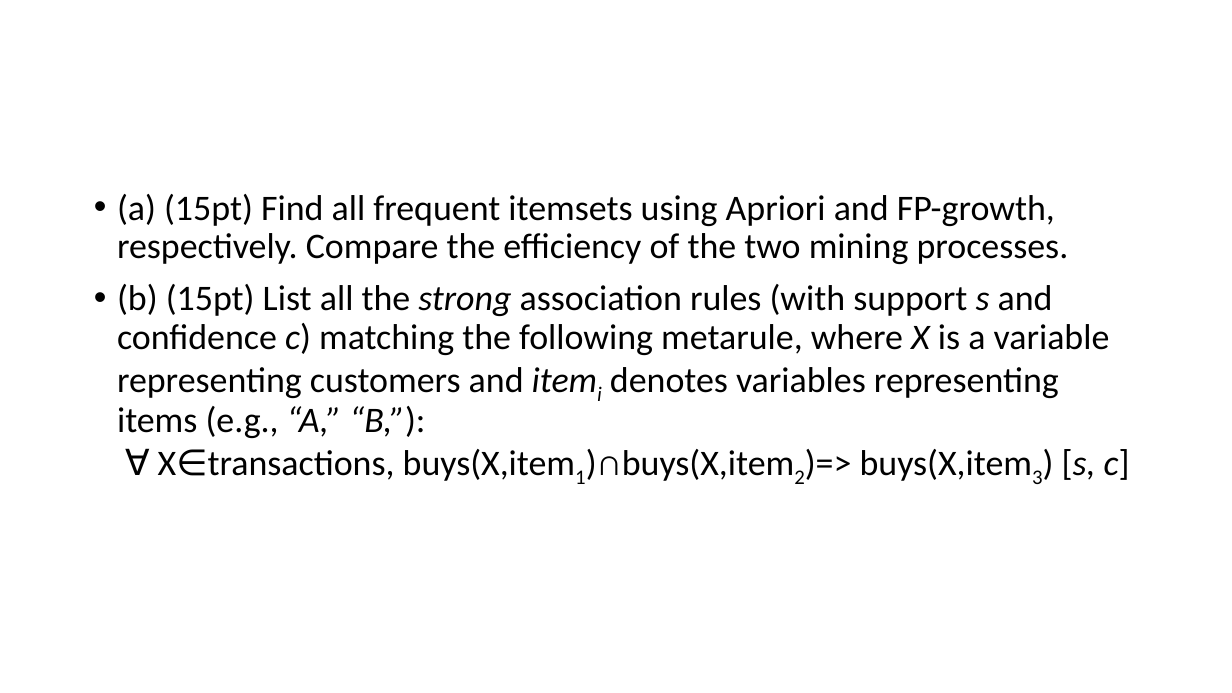
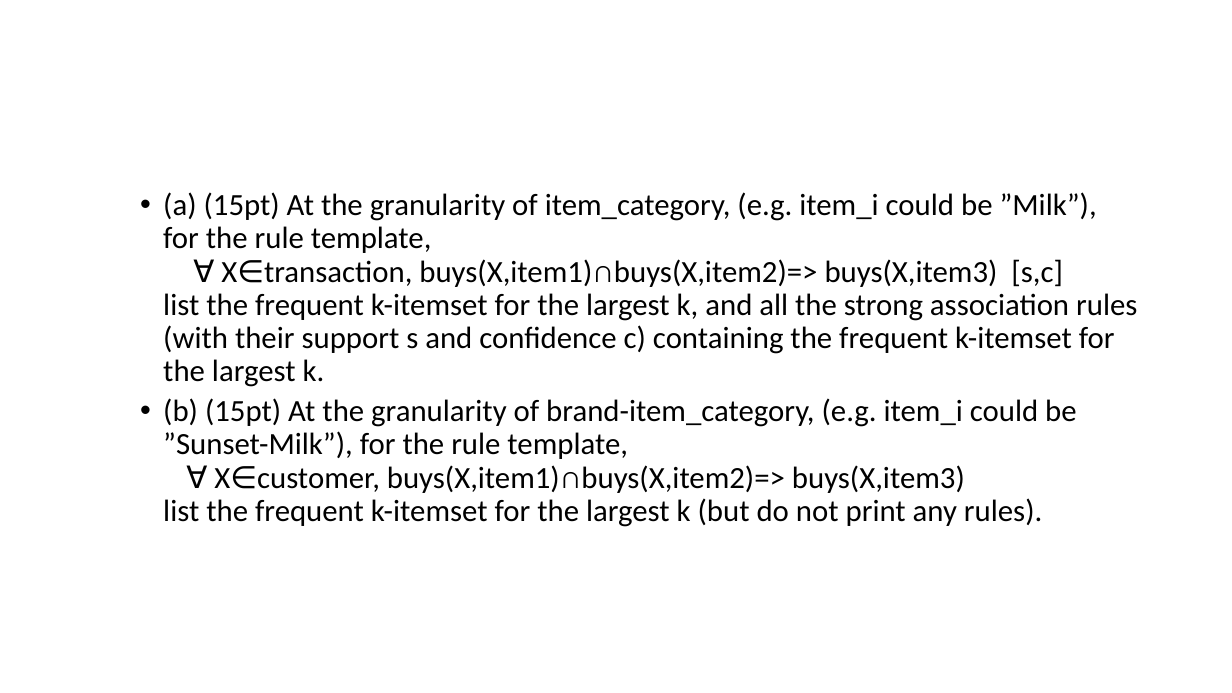
Before and after one commit to chriswjh/chriswjh.github.io, a slide deck: slide 5 of EDM/HW2.pptx. Drawn at 1232x693 pixels with LibreOffice and Linux fonts; fonts in the diff are those of the drawing. Boxes give left, top, right and bottom in pixels: in the first picture for what was removed or moved away, otherwise in the second. Text is boxed around its words. In the diff, an @@ line names an element or a change of style, - is before the commit and + after.

```diff
--- a/EDM/HW2.pptx
+++ b/EDM/HW2.pptx
@@ text at bbox=[163, 192, 1137, 527]: text changed; size 28 to 24 pt @@
-• (a) (15pt) Find all frequent itemsets using Apriori and FP-growth, respectively. Compare the efficiency of the two mining processes.
-• (b) (15pt) List all the strong association rules (with support s and confidence c) matching the following metarule, where X is a variable representing customers and itemi denotes variables representing items (e.g., “A,” “B,”):
-  ∀ X∈transactions, buys(X,item1)∩buys(X,item2)=> buys(X,item3) [s, c]
+  • (a) (15pt) At the granularity of item_category, (e.g. item_i could be ”Milk”), for the rule template,
+    ∀ X∈transaction, buys(X,item1)∩buys(X,item2)=> buys(X,item3) [s,c]
+    list the frequent k-itemset for the largest k, and all the strong association rules (with their support s and confidence c) containing the frequent k-itemset for the largest k.
+  • (b) (15pt) At the granularity of brand-item_category, (e.g. item_i could be ”Sunset-Milk”), for the rule template,
+    ∀ X∈customer, buys(X,item1)∩buys(X,item2)=> buys(X,item3)
+    list the frequent k-itemset for the largest k (but do not print any rules).
```
Also in this commit, not shown: 6 other slides changed, 2 slides added, 1 slide removed, 4 other files.
